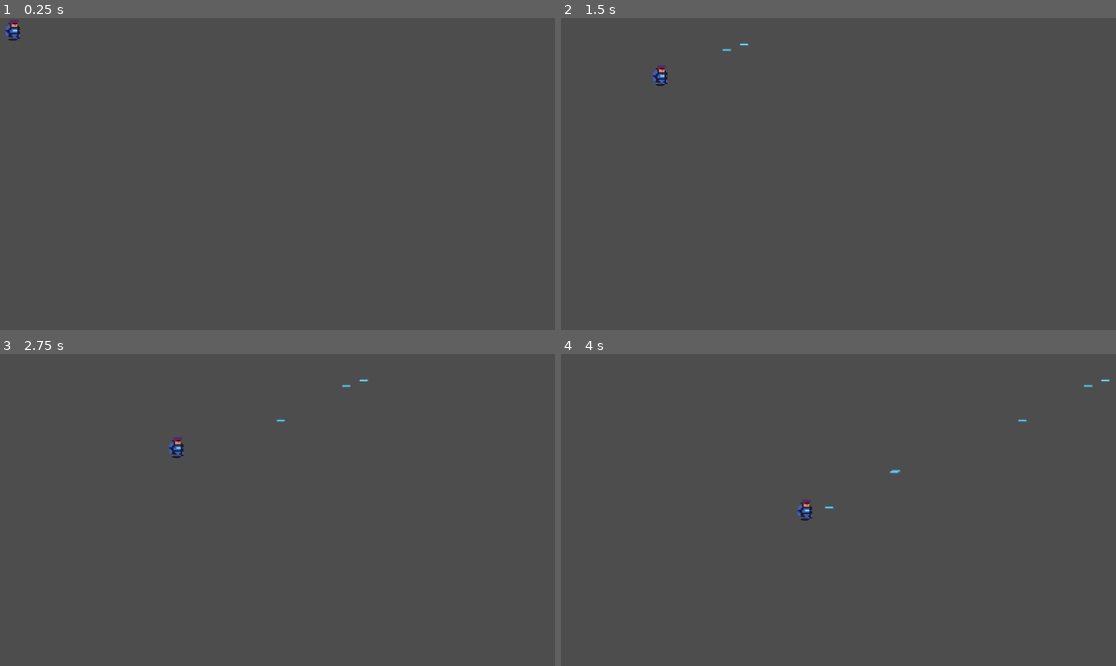
Above: before the commit, frames 1-4 (two rows, left to right).
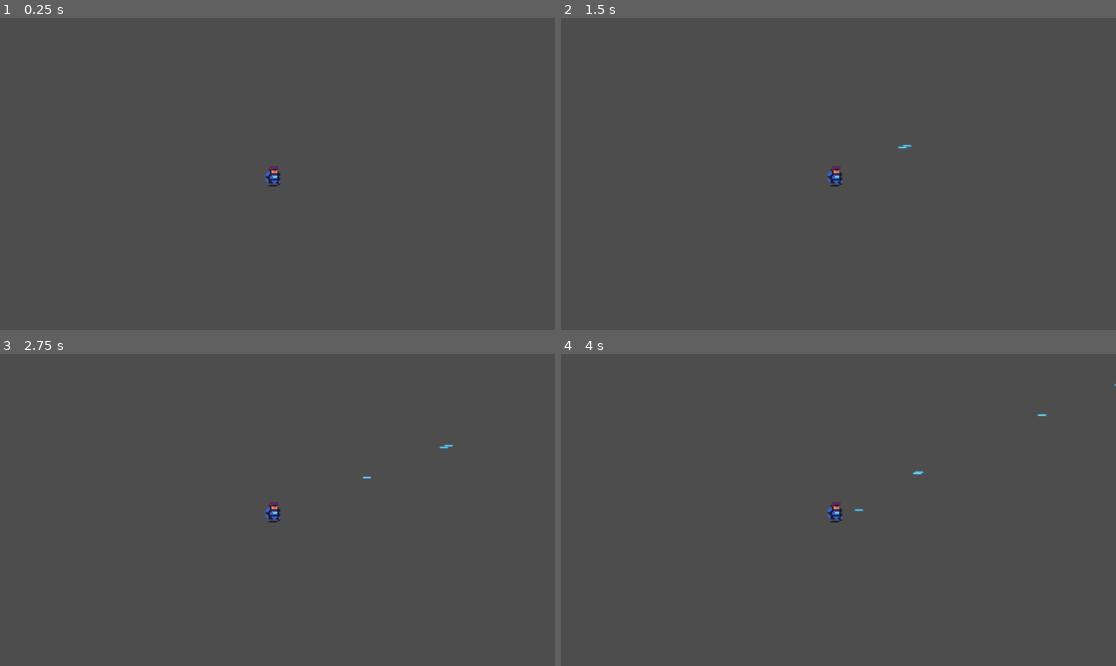
Above: after the commit, the same moments.

Repository: GerardinClement/Gamejam_forge
Game: Godot game, scene res://player.tscn
Same seed, same stepped clock (60 frames per second), same inputs: the game is played once before the commit and once after it.
Inputs (mouse positions are in pixels of both pictures, inside the frame that each line leads up to):
- Up to frame 1 (0.25 s): no input
- Up to frame 2 (1.5 s): tap Enter (ui_accept) at 0.5, 0.77 s; move the mouse to (960, 158) at 0.52 s; move the mouse to (727, 189) at 1.27 s
- Up to frame 3 (2.75 s): tap Enter (ui_accept) at 1.52 s; move the mouse to (333, 441) at 2.02 s
- Up to frame 4 (4 s): move the mouse to (810, 572) at 2.77 s; tap Enter (ui_accept) at 3.02, 3.77 s; move the mouse to (1005, 556) at 3.52 s

The runs differ from the first frame. In frame 1, 0.3% of the frame differs, in the area x 1-51%, y 0-55%; in frame 2, 0.3%; in frame 3, 0.4%; in frame 4, 0.4%, in the area x 42-100%, y 8-55%.

Commit message:
add camera

Diff:
--- a/bullet.tscn
+++ b/bullet.tscn
@@ -53,4 +53,4 @@
 
 [node name="AnimatedSprite2D" type="AnimatedSprite2D" parent="."]
 sprite_frames = SubResource("SpriteFrames_ct15c")
-frame_progress = 0.874023
+frame_progress = 0.287771
--- a/player.tscn
+++ b/player.tscn
@@ -114,3 +114,5 @@
 wait_time = 3.0
 one_shot = true
 autostart = true
+
+[node name="Camera2D" type="Camera2D" parent="."]
